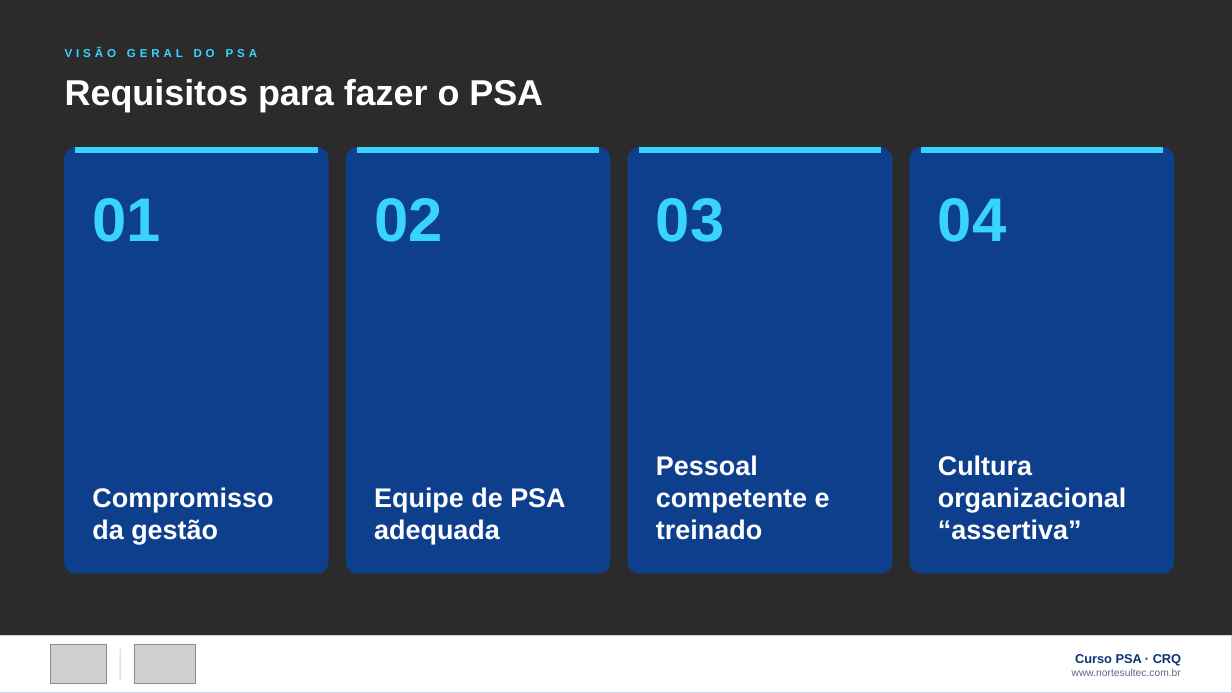
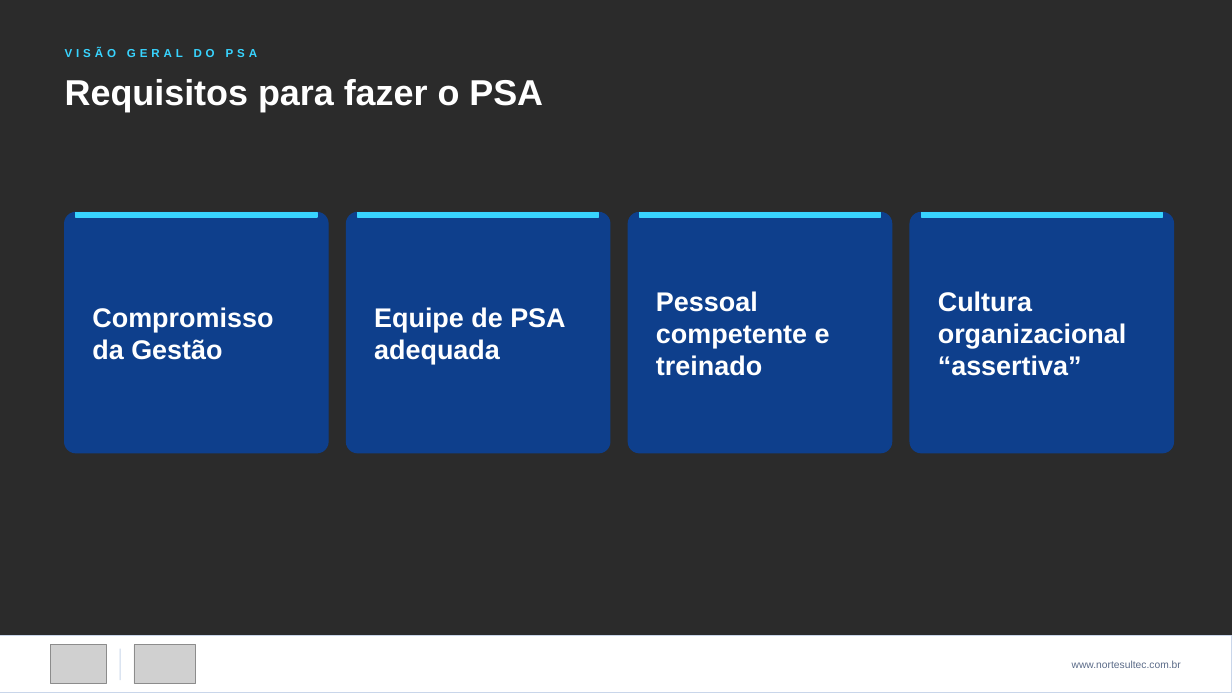
Before and after one commit to victorsntz/norte-sul-portfolio, a slide deck: slide 23 of apresentacoes/Curso-PSA-Plano-de-Seguranca-da-Agua-NorteSul.pptx. Drawn at 1232x693 pixels with LibreOffice and Linux fonts; fonts in the diff are those of the drawing; grey boxes stand for pictures; background and template pictures are left out; a plain dark background stands for a picture behind light text. Boxes give left, top, right and bottom in pixels: in the first picture for what was removed or moved away, otherwise in the second. Text is boxed around its words. In the diff, an @@ line names an element or a change of style, - is before the commit and + after.

```diff
--- a/apresentacoes/Curso-PSA-Plano-de-Seguranca-da-Agua-NorteSul.pptx
+++ b/apresentacoes/Curso-PSA-Plano-de-Seguranca-da-Agua-NorteSul.pptx
@@ text removed at bbox=[92, 198, 160, 242] @@
-01
@@ text removed at bbox=[374, 198, 442, 242] @@
-02
@@ text removed at bbox=[656, 198, 724, 242] @@
-03
@@ text removed at bbox=[938, 198, 1006, 242] @@
-04
@@ rounded rectangle: place and size @@
-rounded rectangle at bbox=[65, 148, 328, 573]
+rounded rectangle at bbox=[65, 213, 328, 453]
@@ rounded rectangle: place and size @@
-rounded rectangle at bbox=[347, 148, 610, 573]
+rounded rectangle at bbox=[347, 213, 610, 453]
@@ 4 rectangles: place and size @@
-4 rectangles at bbox=[76, 148, 1163, 152]
+4 rectangles at bbox=[76, 213, 1163, 217]
@@ text "Equipe de PSA adequada": place and size @@
-text "Equipe de PSA adequada" at bbox=[374, 487, 565, 544]
+text "Equipe de PSA adequada" at bbox=[374, 307, 565, 364]
@@ rounded rectangle: place and size @@
-rounded rectangle at bbox=[628, 148, 892, 573]
+rounded rectangle at bbox=[628, 213, 892, 453]
@@ text "Pessoal competente e treinado": place and size @@
-text "Pessoal competente e treinado" at bbox=[656, 455, 830, 540]
+text "Pessoal competente e treinado" at bbox=[656, 291, 830, 376]
@@ proportions changed in 4 elements at bbox=[65, 213, 328, 453], bbox=[347, 213, 610, 453], bbox=[628, 213, 892, 453], bbox=[910, 213, 1174, 453] @@
@@ rounded rectangle: place and size @@
-rounded rectangle at bbox=[910, 148, 1174, 573]
+rounded rectangle at bbox=[910, 213, 1174, 453]
@@ vertical alignment bottom to middle in 4 elements at bbox=[92, 307, 273, 360], bbox=[374, 307, 565, 364], bbox=[656, 291, 830, 376], bbox=[938, 291, 1127, 376] @@
@@ text "Cultura organizacional “assertiva”": place and size @@
-text "Cultura organizacional “assertiva”" at bbox=[938, 455, 1127, 540]
+text "Cultura organizacional “assertiva”" at bbox=[938, 291, 1127, 376]
@@ text at bbox=[92, 307, 273, 360]: text changed @@
-Compromisso da gestão
+Compromisso da Gestão
@@ text at bbox=[1075, 654, 1181, 666]: paragraph removed @@
-Curso PSA · CRQ
```
Also in this commit, not shown: 27 other slides changed, 2 other files.
